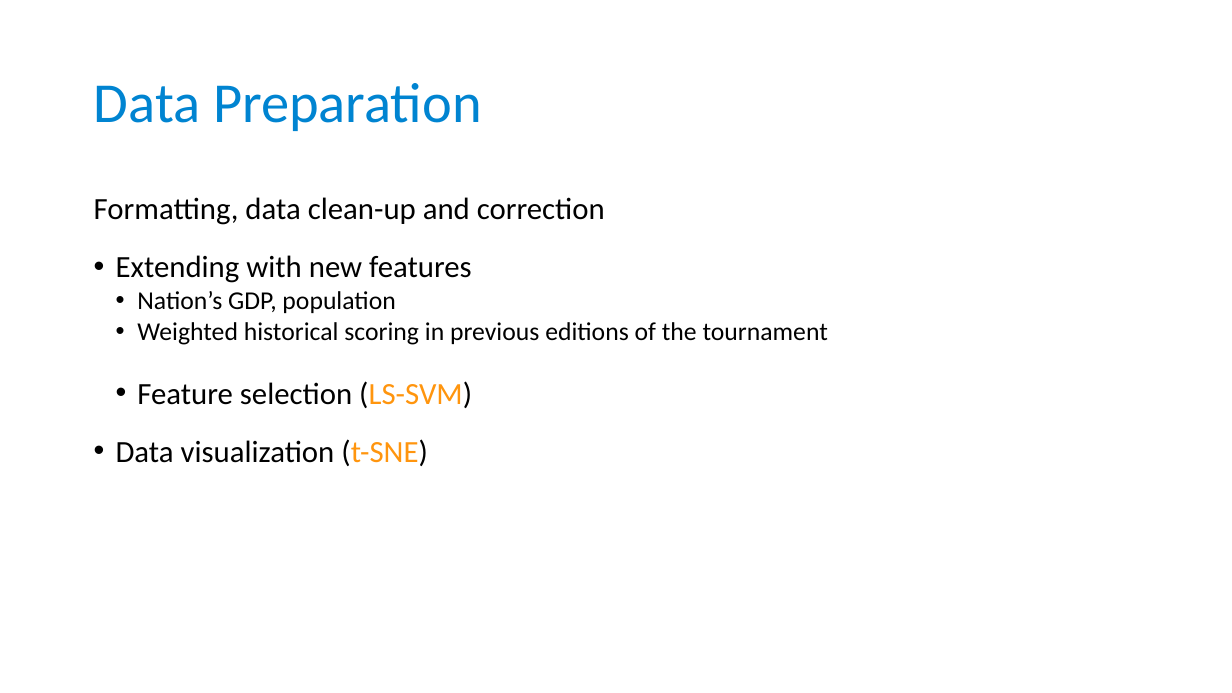
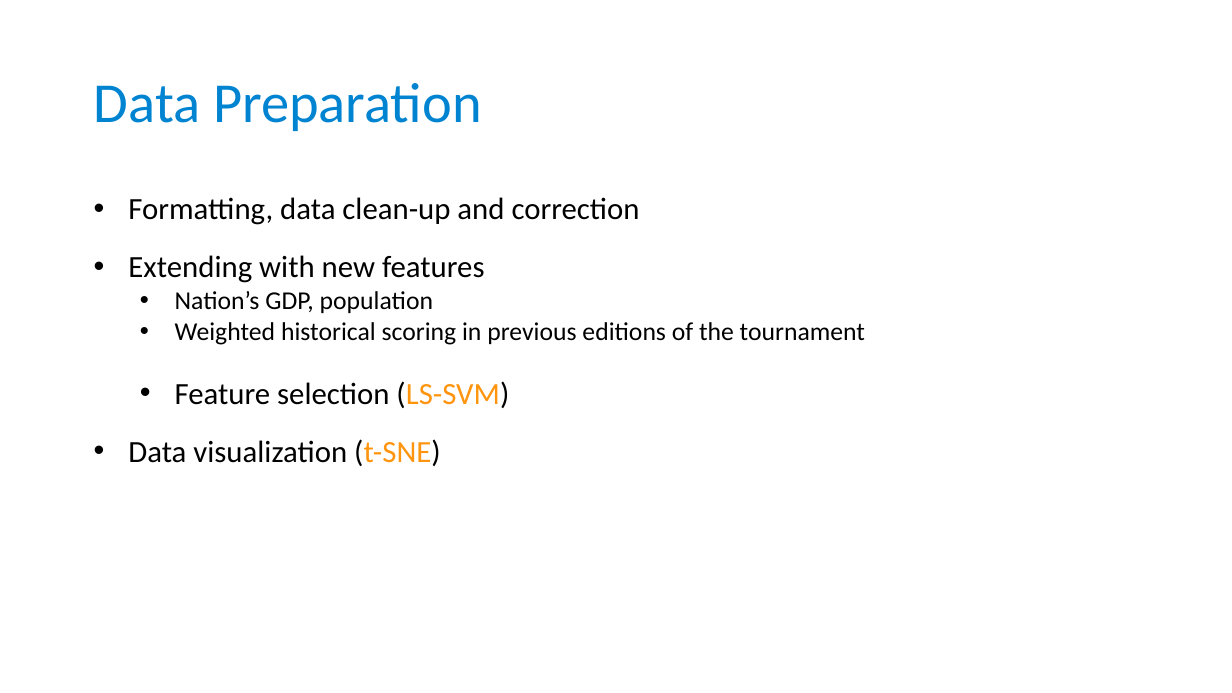
Before and after one commit to taimir/football_2016, a slide deck: slide 8 of presentation/Presentation_Euro2016.pptx (slide 3 before the commit). Drawn at 1232x693 pixels with LibreOffice and Linux fonts; fonts in the diff are those of the drawing. Boxes give left, top, right and bottom in pixels: in the first picture for what was removed or moved away, otherwise in the second. Text is boxed around its words. In the diff, an @@ line names an element or a change of style, - is before the commit and + after.

```diff
--- a/presentation/Presentation_Euro2016.pptx
+++ b/presentation/Presentation_Euro2016.pptx
@@ text "Formatting, data clean-up and correction" at <box>128,197,865,466</box>: bullet none to •; indent changed @@
```
Also in this commit, not shown: 3 other slides changed, 8 slides added, 1 slide removed.
